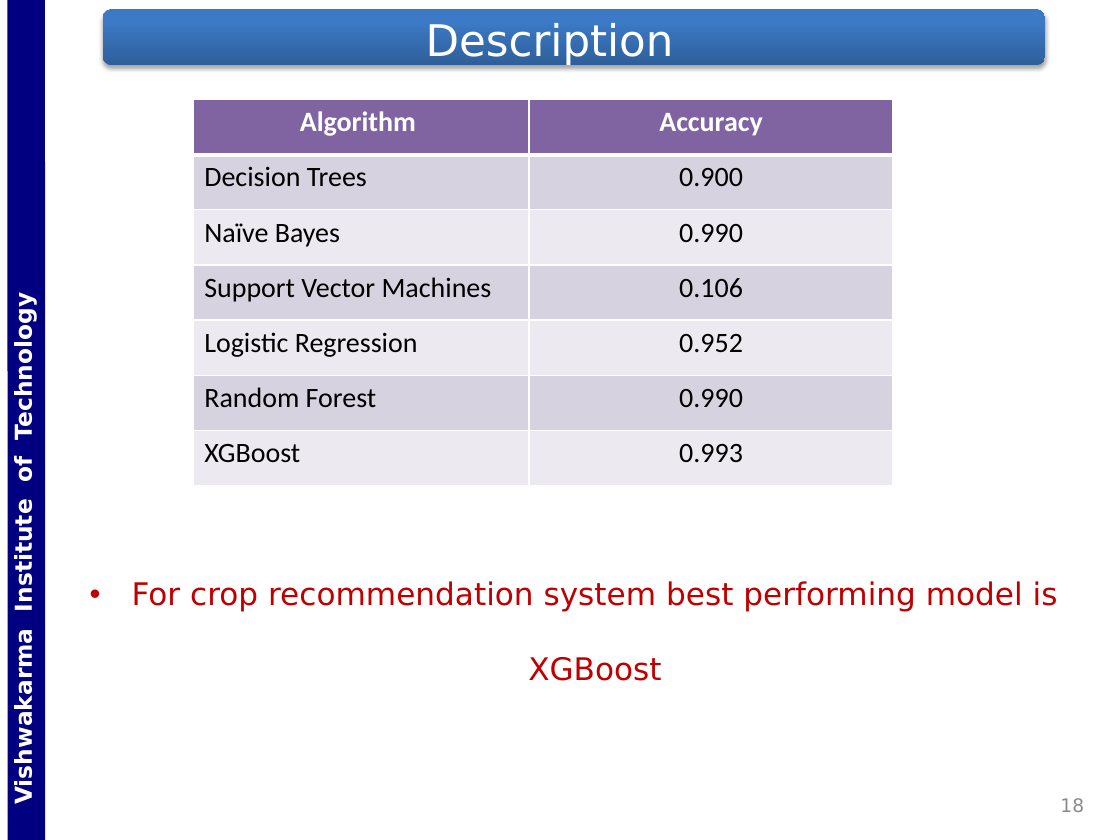
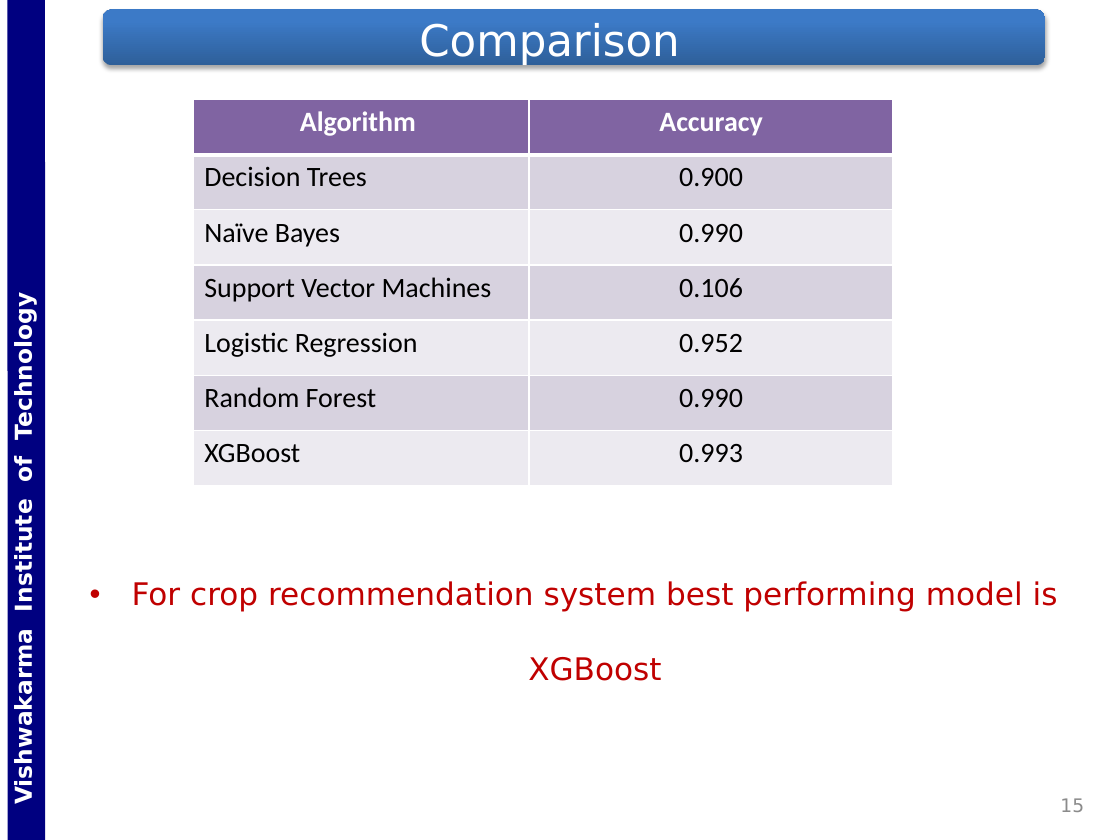
Before and after one commit to Gladiator07/Harvestify, a slide deck: slide 15 of Docs/PPT_ED_SY_DIV-ICA_BATCH-B3_GRP-G5_DATE-201030_RN-65-66-67-68.pptx (slide 18 before the commit). Drawn at 1120x840 pixels with LibreOffice and Linux fonts; fonts in the diff are those of the drawing; background and template pictures are left out. Boxes give left, top, right and bottom in pixels: in the first picture for what was removed or moved away, otherwise in the second. Text is boxed around its words. In the diff, an @@ line names an element or a change of style, - is before the commit and + after.

```diff
--- a/Docs/PPT_ED_SY_DIV-ICA_BATCH-B3_GRP-G5_DATE-201030_RN-65-66-67-68.pptx
+++ b/Docs/PPT_ED_SY_DIV-ICA_BATCH-B3_GRP-G5_DATE-201030_RN-65-66-67-68.pptx
@@ title at [419, 23, 679, 66]: text changed @@
-Description
+Comparison
@@ page number at [1060, 798, 1084, 812]: text changed @@
-18
+15
```
Also in this commit, not shown: 5 other slides changed, 10 slides added, 1 slide removed.
